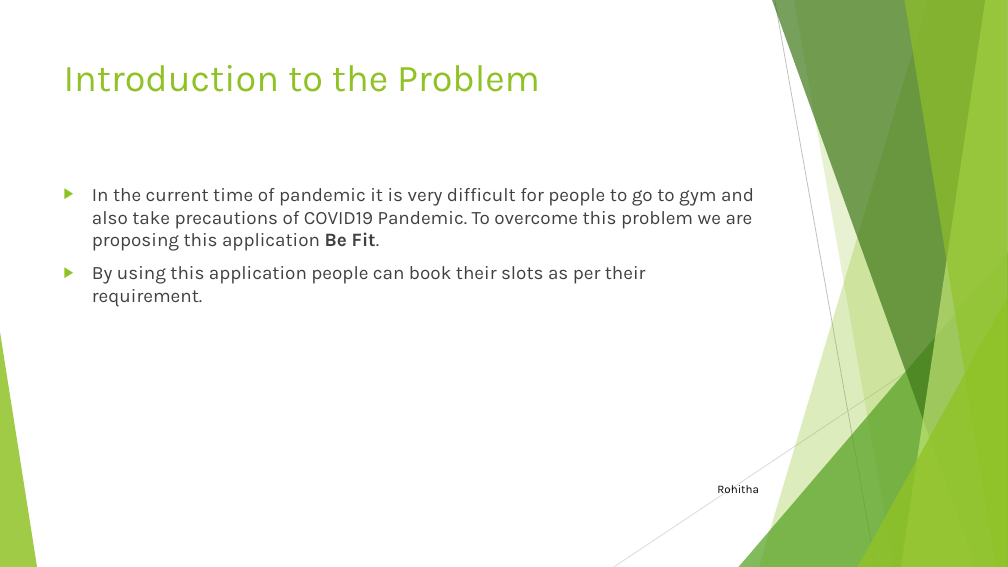
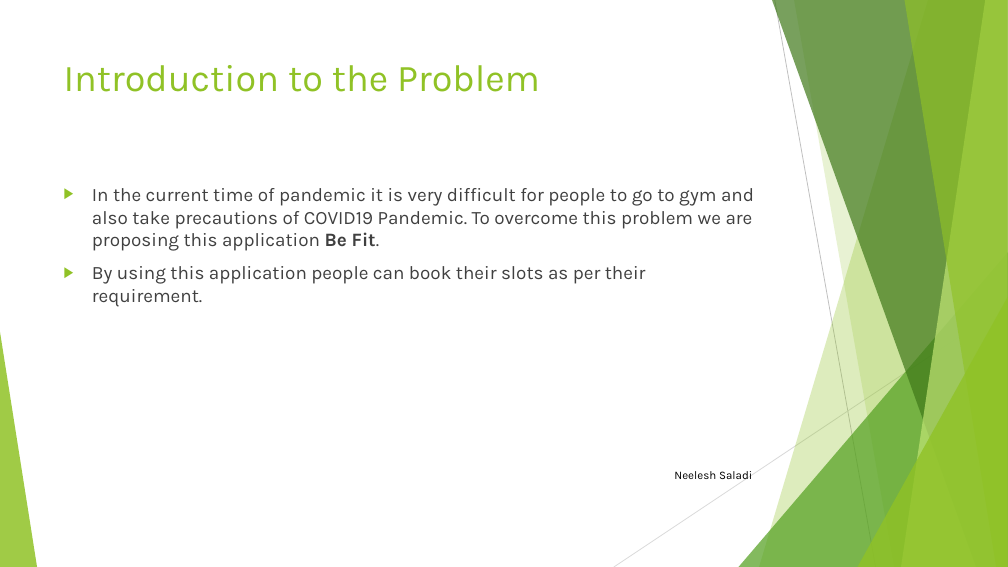
Before and after one commit to neeleshsaladi/Android-Project, a slide deck: slide 2 of Be-Fit Android.pptx. Drawn at 1008x567 pixels with LibreOffice and Linux fonts; fonts in the diff are those of the drawing. Boxes give left, top, right and bottom in pixels: in the first picture for what was removed or moved away, otherwise in the second. Text is boxed around its words. In the diff, an @@ line names an element or a change of style, - is before the commit and + after.

```diff
--- a/Be-Fit Android.pptx
+++ b/Be-Fit Android.pptx
@@ text at bbox=[674, 471, 752, 480]: text changed @@
-Rohitha
+Neelesh Saladi
```
Also in this commit, not shown: 13 other slides changed, 1 slide added.
